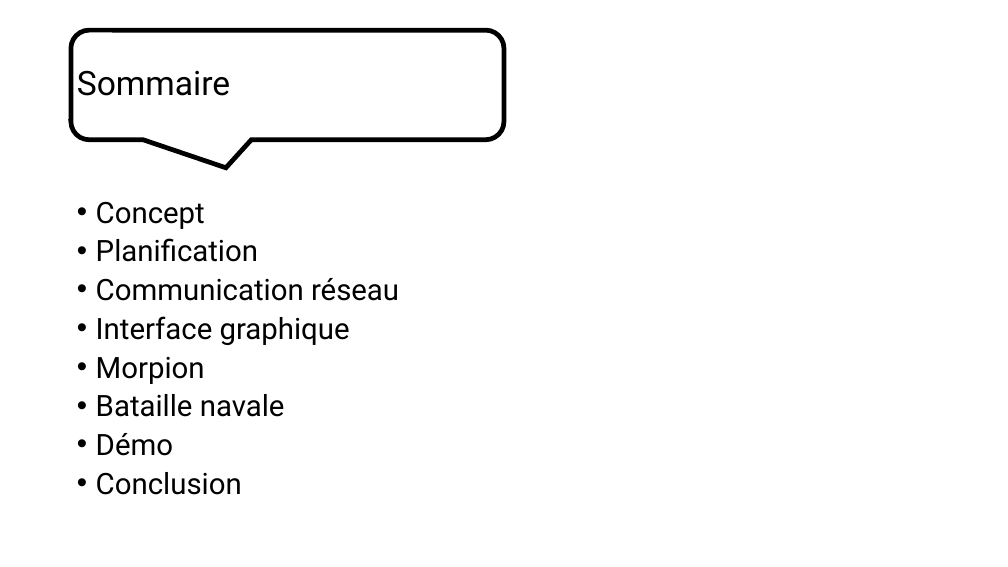
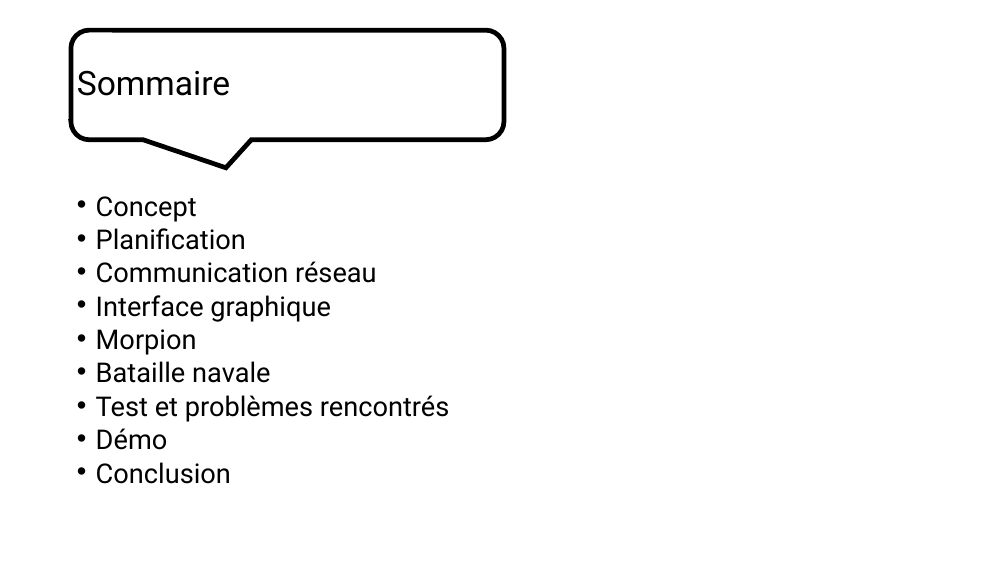
Before and after one commit to JonathanGuerne/MiniGames, a slide deck: slide 2 of Documentation/Présentation/Présentation.pptx. Drawn at 1008x567 pixels with LibreOffice and Linux fonts; fonts in the diff are those of the drawing; background and template pictures are left out. Boxes give left, top, right and bottom in pixels: in the first picture for what was removed or moved away, otherwise in the second. Text is boxed around its words. In the diff, an @@ line names an element or a change of style, - is before the commit and + after.

```diff
--- a/Documentation/Présentation/Présentation.pptx
+++ b/Documentation/Présentation/Présentation.pptx
@@ text at [96, 196, 377, 484]: size 28 to 25.9 pt in "Concept", "Planification", "Communication réseau", "Interface graphique" and 4 more places; line spacing 0.8 to 0.7 @@
@@ text at [96, 395, 449, 422]: paragraph added @@
+• Test et problèmes rencontrés
```
Also in this commit, not shown: 1 other slide changed, 1 slide added, 1 other file.
